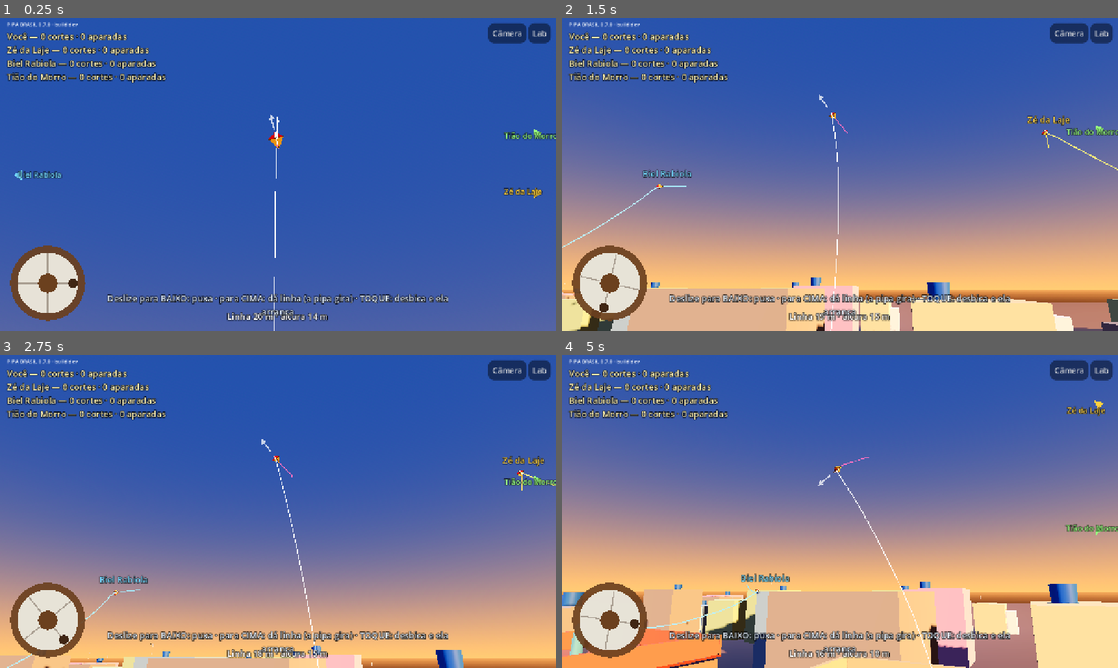
Above: before the commit, frames 1-4 (two rows, left to right).
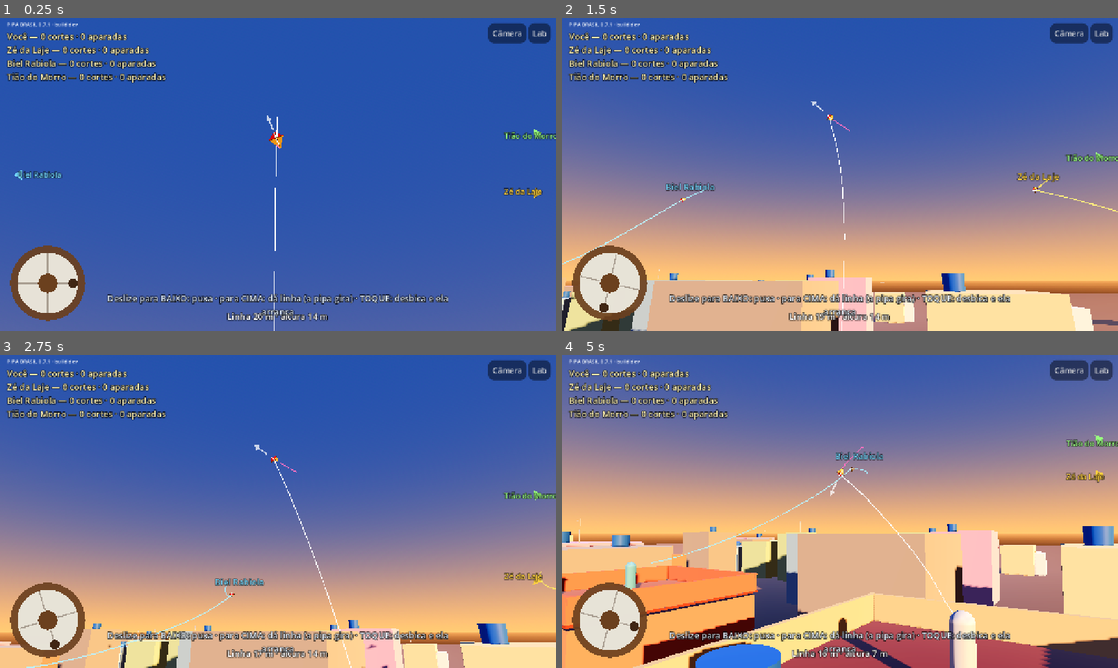
Above: after the commit, the same moments.

Repository: lucaskaeller201-ui/Pipa-Brasil
Game: Godot game, scene res://scenes/main/main.tscn
Two runs of this game, one before a commit and one after it. Both use one fixed random seed, a clock stepped at 60 frames per second and the inputs below.
Inputs (mouse positions are in pixels of both pictures, inside the frame that each line leads up to):
- Up to frame 1 (0.25 s): no input
- Up to frame 2 (1.5 s): click "Câmera" at 0.5 s; tap Enter at 1.25 s; move the mouse to (962, 158) at 1.27 s; hold W from 1.28 s (still down); tap Z at 1.35 s; click (962, 158) at 1.42 s
- Up to frame 3 (2.75 s): tap Space at 1.52 s; release W at 2 s; drag from (166, 527) to (250, 574) at 2.02 s
- Up to frame 4 (5 s): move the mouse to (895, 442) at 2.77 s; hold W 2.78-3.5 s; tap Q at 2.85 s; drag from (812, 574) to (673, 464) at 3.52 s; move the mouse to (1006, 558) at 4.27 s; hold A from 4.28 s (still down); tap Z at 4.35 s; tap Space at 4.52 s

The runs differ from the first frame. In frame 1, less than 0.1% of the frame differs, in the area x 3-51%, y 1-83%; in frame 2, 8.9%; in frame 3, 39%; in frame 4, 78%, in the area x 0-100%, y 1-100%.

Commit message:
0.7.1: giro e dar linha mais rápidos; toque recolhe a folga e trava
Co-Authored-By: Claude Opus 5.5 <noreply@anthropic.com>
Claude-Session: https://claude.ai/code/session_01VcBVPpGPHbKMkWY2F5CwiY

Diff:
--- a/game/match/livre.gd
+++ b/game/match/livre.gd
@@ -3,7 +3,7 @@
 ##
 ## Sem botões de comando: os gestos são os do pipeiro.
 ##   • Deslizar o dedo para BAIXO: puxa linha com a mão ("abraçar"); rápido = puxada forte.
-##   • Deslizar para CIMA: dá linha (até 3 m/s); a pipa descarrega e gira num
+##   • Deslizar para CIMA: dá linha (até 4 m/s); a pipa descarrega e gira num
 ##     ritmo constante, mostrando o bico para todos os lados.
 ##   • TOQUE rápido: desbica — um puxão curto que trava o giro; a pipa arranca
 ##     reta para onde o bico parou (D-026).
@@ -17,9 +17,11 @@
 const LinesView := preload("res://game/views/lines_view.gd")
 
 const BOTS := 3
-const LINHA_POR_TELA := 1.6     ## m de linha por altura de tela deslizada
-const EMBALO := 0.35            ## s: quanto a carretilha ainda gira depois de soltar o dedo
-const DAR_LINHA_MAX := 3.0      ## m/s: o mais rápido que se dá linha
+const LINHA_POR_TELA := 2.5     ## m de linha por altura de tela deslizada
+const EMBALO := 0.15            ## s: quanto a carretilha ainda gira depois de soltar o dedo
+const DAR_LINHA_MAX := 4.0      ## m/s: o mais rápido que se dá linha
+const TOQUE_RECOLHE := 0.5      ## s: no toque, a mão recolhe a folga até a linha esticar
+const TOQUE_TENSAO := 2.5       ## N: tensão que indica a linha esticada de novo
 const TOQUE_MAX_S := 0.25
 const TOQUE_MAX_PX := 18.0
 const CORES := [Color(0.97, 0.97, 0.97), Color(1.0, 0.82, 0.25), Color(0.45, 0.85, 1.0),
@@ -41,6 +43,7 @@
 var _velocidade_mao := 0.0      # m/s (+ = puxando)
 var _embalo := 0.0              # m/s de linha saindo depois de soltar o dedo
 var _giro_carretilha := 0.0
+var _toque_ate := -1.0          # até quando a mão recolhe a folga do toque (s de simulação)
 
 # interface
 var _placar: Label
@@ -105,6 +108,12 @@
 	var v := _velocidade_mao + teclado
 	if _dedos.is_empty() and v == 0.0:
 		v = -_embalo
+	# Toque (desbico): a mão recolhe a folga depressa até a linha esticar.
+	if modo.world.time < _toque_ate:
+		if eu.tension < TOQUE_TENSAO:
+			v = maxf(v, Pilot.HAUL_MAX_SPEED)
+		else:
+			_toque_ate = -1.0
 	e.haul_speed = clampf(v, -DAR_LINHA_MAX, Pilot.HAUL_MAX_SPEED)
 
 
@@ -234,6 +243,8 @@
 	if _automatico or eu.cut or eu.pilot == null:
 		return
 	eu.pilot.trigger(Pilot.Impulse.PUXAO, modo.world.time)
+	_toque_ate = modo.world.time + TOQUE_RECOLHE
+	_embalo = 0.0
 
 
 func _sobre_botao(posicao: Vector2) -> bool:
--- a/project.godot
+++ b/project.godot
@@ -7,7 +7,7 @@
 
 config/name="PIPA BRASIL"
 config/description="Simulador brasileiro de pipas em 3D"
-config/version="0.7.0"
+config/version="0.7.1"
 run/main_scene="res://scenes/main/main.tscn"
 config/features=PackedStringArray("4.7", "Mobile")
 config/icon="res://icon.svg"
--- a/sim/kite/kite_definition.gd
+++ b/sim/kite/kite_definition.gd
@@ -114,9 +114,9 @@
 	d.bow_stability = 0.0
 	d.spin_damping_quadratic = 1.0
 	d.spin_damping_linear = 0.3
-	d.spin_bias = 1.5
-	d.spin_damping_taut = 80.0
-	d.spin_rate_max_deg = 170.0
+	d.spin_bias = 2.5
+	d.spin_damping_taut = 150.0
+	d.spin_rate_max_deg = 240.0
 	d.side_force_coefficient = 4.0
 	d.flex_reference_tension = 2.5  # relaxa mais fácil ao descarregar: gira o tempo todo
 	d.tail_enabled = true
--- a/tests/scenarios/test_pipa_rio.gd
+++ b/tests/scenarios/test_pipa_rio.gd
@@ -51,7 +51,7 @@
 	var soma := 0.0
 	for k in range(3, 10):
 		soma += absf(taxas[k])
-		assert_true(absf(taxas[k]) < 185.0, "nunca gira rápido demais (%.0f°/s)" % taxas[k])
+		assert_true(absf(taxas[k]) < 255.0, "nunca gira rápido demais (%.0f°/s)" % taxas[k])
 	var media := soma / 7.0
 	assert_true(media > 100.0, "gira de verdade enquanto descarrega (média %.0f°/s)" % media)
 	assert_true(w.is_finite_state())
@@ -67,10 +67,17 @@
 		t += DT
 	f.input.clear()
 	var bico0 := f.nose_angle_deg()
+	# Toque como no jogo: puxão curto e a mão recolhe a folga até esticar.
 	f.pilot.trigger(Pilot.Impulse.PUXAO, w.time)
 	var b_antes := f.nose_angle_deg()
-	_rodar(w, 0.15)
-	var giro_toque := absf(_dif(f.nose_angle_deg(), b_antes)) / 0.15
+	f.input.haul_speed = Pilot.HAUL_MAX_SPEED
+	var tt := 0.0
+	while tt < 0.5 and f.tension < 2.5:
+		w.step(DT)
+		tt += DT
+	f.input.clear()
+	_rodar(w, 0.1)
+	var giro_toque := absf(_dif(f.nose_angle_deg(), b_antes)) / (tt + 0.1)
 	var bico_travado := f.nose_angle_deg()
 	f.input.haul_speed = 3.0
 	var p0 := f.sky_position_deg()
@@ -108,7 +115,7 @@
 		for x in rumos:
 			assert_true(absf(_dif(x, media)) < 15.0, "trajetória reta (rumo %.0f°, média %.0f°)" % [x, media])
 		assert_true(absf(_dif(media, r["bico0"])) < 30.0, "vai para onde o bico aponta (rumo %.0f°, bico %.0f°)" % [media, r["bico0"]])
-		assert_true(absf(_dif(r["bico0"], r["bico_antes_do_toque"])) < 15.0, "o toque trava o bico quase onde estava")
+		assert_true(absf(_dif(r["bico0"], r["bico_antes_do_toque"])) < 30.0, "o toque trava o bico perto de onde estava")
 		assert_true(absf(_dif(r["bico1"], r["bico0"])) < 20.0, "o bico não vira durante a puxada")
 		assert_true(w.is_finite_state())
 
Not shown, changed: export_presets.cfg
Not shown, changed: docs/changelog.md
Not shown, changed: docs/decisoes.md
